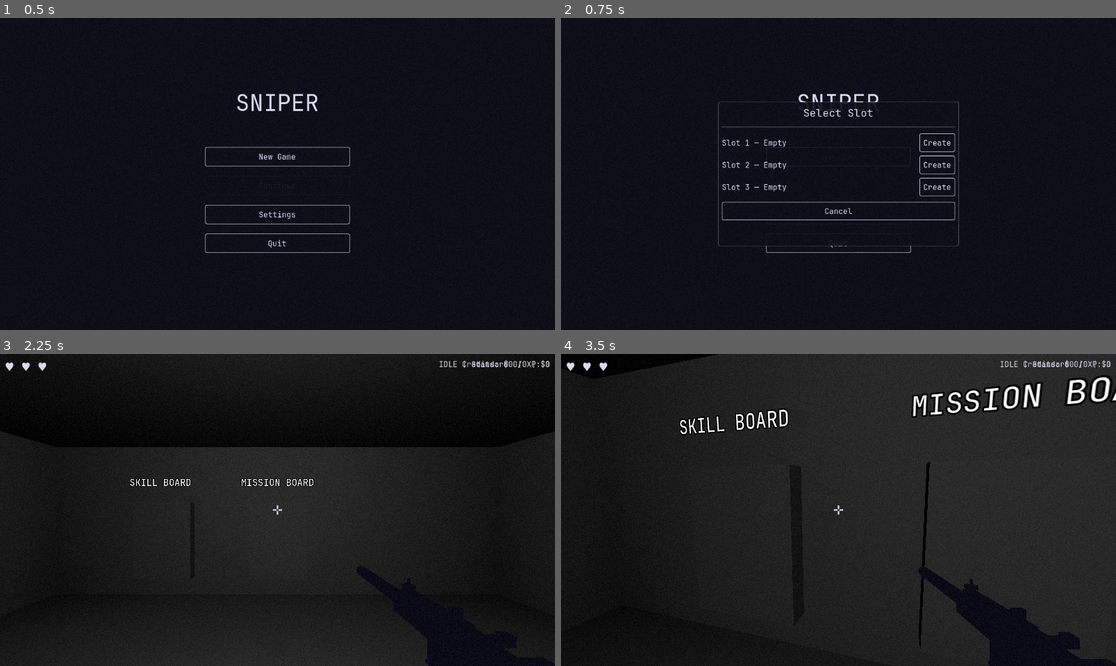
Above: before the commit, frames 1-4 (two rows, left to right).
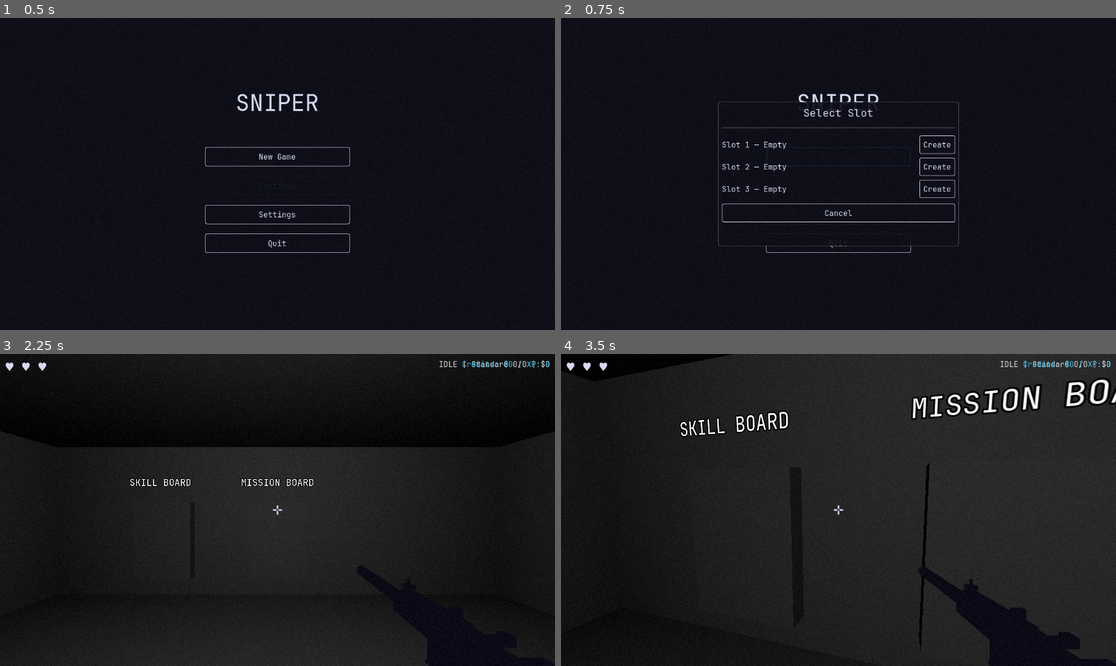
Above: after the commit, the same moments.

Repository: artemiiShabanov/UntitledSniperGame
Game: Godot game, scene res://scenes/ui/main_menu.tscn
Two runs of this game, one before a commit and one after it. Both use one fixed random seed, a clock stepped at 60 frames per second and the inputs below.
Inputs (mouse positions are in pixels of both pictures, inside the frame that each line leads up to):
- Up to frame 1 (0.5 s): no input
- Up to frame 2 (0.75 s): click "New Game" at 0.5 s
- Up to frame 3 (2.25 s): click "New Game" at 1.25 s; click "Create" at 2 s
- Up to frame 4 (3.5 s): tap Enter at 2.75 s; move the mouse to (866, 510) at 2.77 s; hold W (move_forward) from 2.78 s (still down); tap 1 (ammo_1) at 2.85 s; tap Space (jump) at 3.02 s

Frame 1 is identical in both runs. In frame 2, 1.5% of the frame differs, in the area x 28-72%, y 34-66%; in frame 3, 0.1%; in frame 4, 2.3%, in the area x 13-100%, y 0-96%.

Commit message:
UI art pass: replace all hardcoded colors with palette lookups
All hub panels (ammo, mods, skills, contracts, stats) now use
PaletteManager colors instead of hardcoded RGB values. Scope overlay
recolors on palette swap. PaletteTheme gains HSeparator, VSeparator,
and VScrollBar styling. Hub credits display palette-reactive.

Co-Authored-By: Claude Opus 4.6 <noreply@anthropic.com>

Diff:
--- a/scripts/hub/ammo_shop.gd
+++ b/scripts/hub/ammo_shop.gd
@@ -54,7 +54,7 @@
 		var price_label := Label.new()
 		price_label.text = "$%d/rd" % ammo.cost_per_round
 		price_label.custom_minimum_size = Vector2(60, 0)
-		price_label.add_theme_color_override("font_color", Color(0.7, 0.7, 0.5))
+		price_label.add_theme_color_override("font_color", PaletteManager.get_color(&"accent_loot"))
 		row.add_child(price_label)
 
 		# Owned count
@@ -103,6 +103,7 @@
 
 func _update_credits_label() -> void:
 	credits_label.text = "Credits: $%d" % SaveManager.get_credits()
+	credits_label.add_theme_color_override("font_color", PaletteManager.get_color(&"accent_loot"))
 
 
 func _update_button_states() -> void:
--- a/scripts/hub/contract_panel.gd
+++ b/scripts/hub/contract_panel.gd
@@ -47,12 +47,12 @@
 
 	var name_label := Label.new()
 	name_label.text = contract.contract_name
-	name_label.add_theme_color_override("font_color", Color(1.0, 0.85, 0.3))
+	name_label.add_theme_color_override("font_color", PaletteManager.get_color(&"accent_loot"))
 	info.add_child(name_label)
 
 	var desc_label := Label.new()
 	desc_label.text = contract.description
-	desc_label.add_theme_color_override("font_color", Color(0.7, 0.7, 0.7))
+	desc_label.add_theme_color_override("font_color", PaletteManager.get_color(&"bg_light"))
 	desc_label.add_theme_font_size_override("font_size", 12)
 	info.add_child(desc_label)
 
@@ -64,7 +64,7 @@
 		reward_parts.append("+%d XP" % contract.bonus_xp)
 	var reward_label := Label.new()
 	reward_label.text = "Reward: " + " ".join(reward_parts)
-	reward_label.add_theme_color_override("font_color", Color(0.3, 1.0, 0.3))
+	reward_label.add_theme_color_override("font_color", PaletteManager.get_color(&"reward"))
 	reward_label.add_theme_font_size_override("font_size", 12)
 	info.add_child(reward_label)
 
--- a/scripts/hub/hub.gd
+++ b/scripts/hub/hub.gd
@@ -87,6 +87,9 @@
 	AudioManager.play_music(&"hub_theme")
 	AudioManager.stop_ambient(0.5)
 
+	# Palette reactivity
+	PaletteManager.palette_changed.connect(func(_p: PaletteResource) -> void: _update_credits_display())
+
 
 func _input(event: InputEvent) -> void:
 	if event.is_action_pressed("ui_cancel") and active_panel:
@@ -246,3 +249,4 @@
 
 func _update_credits_display() -> void:
 	credits_label.text = "Credits: $%d | XP: %d" % [SaveManager.get_credits(), SaveManager.get_xp()]
+	credits_label.add_theme_color_override("font_color", PaletteManager.get_color(&"accent_loot"))
--- a/scripts/hub/mod_shop.gd
+++ b/scripts/hub/mod_shop.gd
@@ -46,6 +46,7 @@
 
 func _update_credits_label() -> void:
 	credits_label.text = "Credits: $%d" % SaveManager.get_credits()
+	credits_label.add_theme_color_override("font_color", PaletteManager.get_color(&"accent_loot"))
 
 
 func _update_tab_highlight() -> void:
@@ -54,7 +55,7 @@
 		var btn: Button = tabs[i]
 		var slot: String = ModRegistry.SLOTS[i]
 		if slot == _current_slot:
-			btn.add_theme_color_override("font_color", Color(1.0, 0.85, 0.3))
+			btn.add_theme_color_override("font_color", PaletteManager.get_color(&"accent_loot"))
 		else:
 			btn.remove_theme_color_override("font_color")
 
@@ -88,14 +89,14 @@
 	name_label.text = mod.mod_name
 	if is_equipped:
 		name_label.text += "  [EQUIPPED]"
-		name_label.add_theme_color_override("font_color", Color(0.3, 1.0, 0.3))
+		name_label.add_theme_color_override("font_color", PaletteManager.get_color(&"reward"))
 	elif is_owned:
-		name_label.add_theme_color_override("font_color", Color(0.8, 0.8, 0.8))
+		name_label.add_theme_color_override("font_color", PaletteManager.get_color(&"bg_light"))
 	info_vbox.add_child(name_label)
 
 	var desc_label := Label.new()
 	desc_label.text = mod.description
-	desc_label.add_theme_color_override("font_color", Color(0.6, 0.6, 0.6))
+	desc_label.add_theme_color_override("font_color", PaletteManager.get_color(&"bg_mid"))
 	desc_label.add_theme_font_size_override("font_size", 12)
 	info_vbox.add_child(desc_label)
 
@@ -104,7 +105,7 @@
 	if stats_text != "":
 		var stats_label := Label.new()
 		stats_label.text = stats_text
-		stats_label.add_theme_color_override("font_color", Color(0.7, 0.7, 0.5))
+		stats_label.add_theme_color_override("font_color", PaletteManager.get_color(&"accent_loot"))
 		stats_label.add_theme_font_size_override("font_size", 12)
 		info_vbox.add_child(stats_label)
 
--- a/scripts/hub/skill_shop.gd
+++ b/scripts/hub/skill_shop.gd
@@ -25,6 +25,7 @@
 
 func _update_xp_label() -> void:
 	xp_label.text = "XP: %d" % SaveManager.get_xp()
+	xp_label.add_theme_color_override("font_color", PaletteManager.get_color(&"accent_loot"))
 
 
 func _rebuild_skill_list() -> void:
@@ -53,12 +54,12 @@
 	name_label.text = skill.skill_name
 	if owned:
 		name_label.text += "  [UNLOCKED]"
-		name_label.add_theme_color_override("font_color", Color(0.3, 1.0, 0.3))
+		name_label.add_theme_color_override("font_color", PaletteManager.get_color(&"reward"))
 	info_vbox.add_child(name_label)
 
 	var desc_label := Label.new()
 	desc_label.text = skill.description
-	desc_label.add_theme_color_override("font_color", Color(0.6, 0.6, 0.6))
+	desc_label.add_theme_color_override("font_color", PaletteManager.get_color(&"bg_mid"))
 	desc_label.add_theme_font_size_override("font_size", 12)
 	info_vbox.add_child(desc_label)
 
--- a/scripts/hub/stats_panel.gd
+++ b/scripts/hub/stats_panel.gd
@@ -13,6 +13,7 @@
 func _ready() -> void:
 	close_btn.pressed.connect(func(): closed.emit())
 	AudioManager.wire_button(close_btn, &"menu_cancel")
+	PaletteManager.palette_changed.connect(func(_p: PaletteResource) -> void: _rebuild())
 
 
 func open(levels: Array[String] = []) -> void:
@@ -69,7 +70,7 @@
 	var label := Label.new()
 	label.text = title
 	label.add_theme_font_size_override("font_size", 18)
-	label.add_theme_color_override("font_color", Color(1.0, 0.85, 0.3))
+	label.add_theme_color_override("font_color", PaletteManager.get_color(&"accent_loot"))
 	content.add_child(label)
 
 
@@ -79,7 +80,7 @@
 	var name_label := Label.new()
 	name_label.text = label_text
 	name_label.size_flags_horizontal = Control.SIZE_EXPAND_FILL
-	name_label.add_theme_color_override("font_color", Color(0.7, 0.7, 0.7))
+	name_label.add_theme_color_override("font_color", PaletteManager.get_color(&"bg_light"))
 	hbox.add_child(name_label)
 
 	var value_label := Label.new()
--- a/scripts/ui/palette_theme.gd
+++ b/scripts/ui/palette_theme.gd
@@ -50,6 +50,8 @@
 	_build_check_button(p)
 	_build_slider(p)
 	_build_line_edit(p)
+	_build_separator(p)
+	_build_scroll_container(p)
 
 
 func _build_fonts() -> void:
@@ -129,6 +131,34 @@
 	theme.set_stylebox("focus", "LineEdit", focus)
 	theme.set_color("font_color", "LineEdit", p.accent_friendly)
 	theme.set_color("caret_color", "LineEdit", p.accent_friendly)
+
+
+func _build_separator(p: PaletteResource) -> void:
+	var sep_style := StyleBoxFlat.new()
+	sep_style.bg_color = Color(p.accent_friendly, 0.2)
+	sep_style.set_content_margin_all(0)
+	sep_style.content_margin_top = 1
+	sep_style.content_margin_bottom = 1
+	theme.set_stylebox("separator", "HSeparator", sep_style)
+	theme.set_stylebox("separator", "VSeparator", sep_style)
+	theme.set_constant("separation", "HSeparator", 8)
+	theme.set_constant("separation", "VSeparator", 8)
+
+
+func _build_scroll_container(p: PaletteResource) -> void:
+	# Scrollbar styling
+	var grabber := _flat_box(Color(p.accent_friendly, 0.4), 2)
+	grabber.set_content_margin_all(4)
+	var grabber_hl := _flat_box(Color(p.accent_friendly, 0.6), 2)
+	grabber_hl.set_content_margin_all(4)
+	var grabber_pressed := _flat_box(Color(p.accent_friendly, 0.8), 2)
+	grabber_pressed.set_content_margin_all(4)
+	var scroll_bg := _flat_box(Color(p.fg_dark, 0.3), 2)
+	scroll_bg.set_content_margin_all(4)
+	theme.set_stylebox("scroll", "VScrollBar", scroll_bg)
+	theme.set_stylebox("grabber", "VScrollBar", grabber)
+	theme.set_stylebox("grabber_highlight", "VScrollBar", grabber_hl)
+	theme.set_stylebox("grabber_pressed", "VScrollBar", grabber_pressed)
 
 
 ## ── Helpers ─────────────────────────────────────────────────────────────────
--- a/scripts/ui/scope_overlay.gd
+++ b/scripts/ui/scope_overlay.gd
@@ -2,15 +2,25 @@
 ## Draws a simple scope overlay — dark vignette ring with crosshairs.
 ## Shown when the player is scoped in, hidden otherwise.
 
-@export var ring_color: Color = Color(0, 0, 0, 0.85)
-@export var crosshair_color: Color = Color(0, 0, 0, 0.6)
 @export var crosshair_thickness: float = 1.0
 @export var scope_radius_ratio: float = 0.45  ## Fraction of screen height
+
+var ring_color: Color = Color(0, 0, 0, 0.85)
+var crosshair_color: Color = Color(0, 0, 0, 0.6)
 
 
 func _ready() -> void:
 	mouse_filter = Control.MOUSE_FILTER_IGNORE
 	visible = false
+	PaletteManager.palette_changed.connect(_on_palette_changed)
+	_on_palette_changed(PaletteManager.current)
+
+
+func _on_palette_changed(_palette: PaletteResource) -> void:
+	ring_color = Color(PaletteManager.get_color(&"fg_dark"), 0.9)
+	crosshair_color = Color(PaletteManager.get_color(&"accent_friendly"), 0.5)
+	if visible:
+		queue_redraw()
 
 
 func _draw() -> void:
Not shown, changed: PLAN.md
